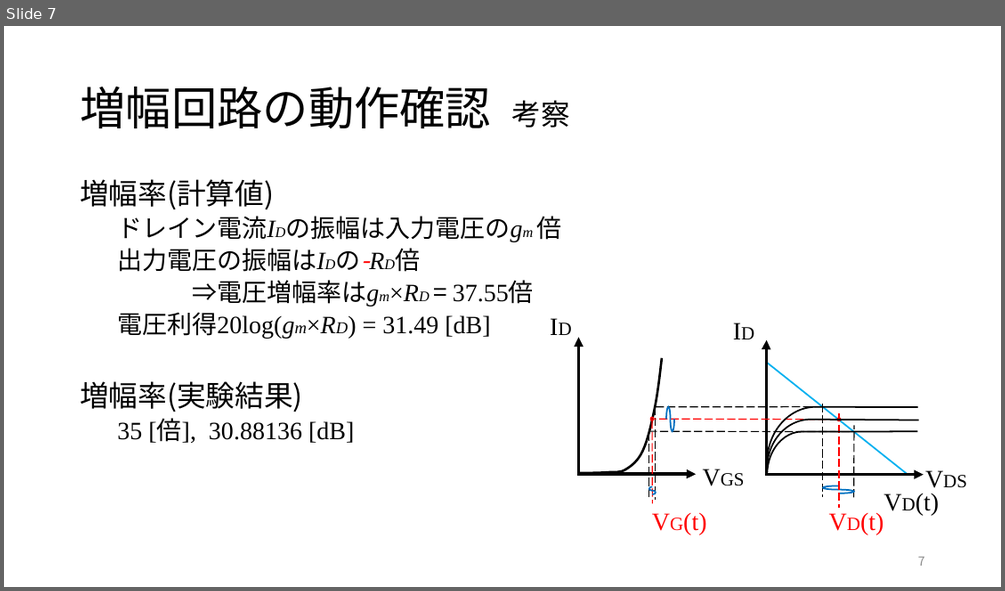
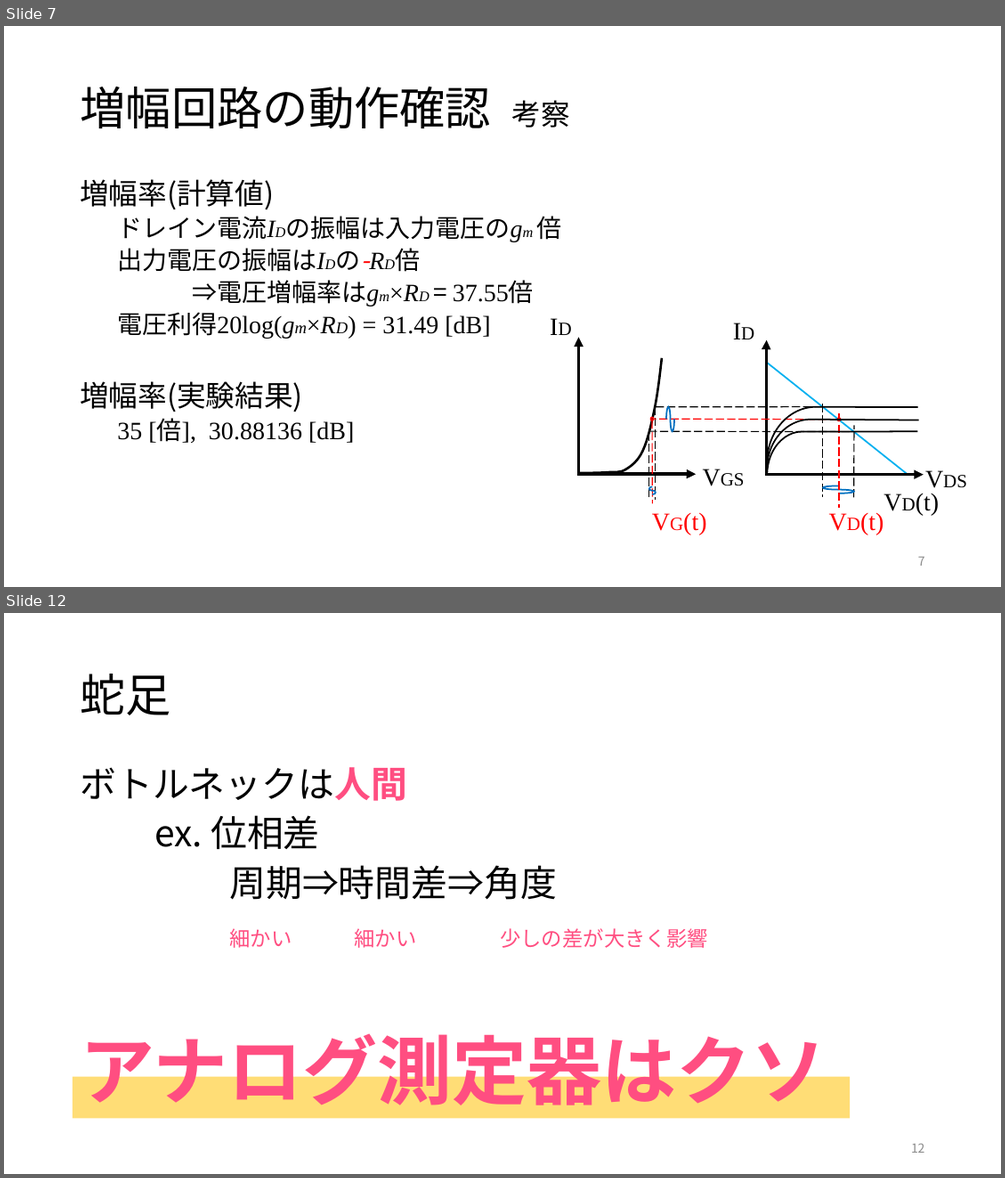
Before and after one commit to yoidea/design_project, a slide deck: design_project1.pptx. Shown one above the other, each under a label of ours: slide 7 before the commit, slides 7 and 12 after it; the slides between them are not shown. The pictures are 1005x591 and 1005x1178 pixels, drawn with LibreOffice and Linux fonts; fonts in the diff are those of the drawing. Boxes give left, top, right and bottom in pixels: in the first picture for what was removed or moved away, otherwise in the second. Text is boxed around its words. In the diff, an @@ line names an element or a change of style, - is before the commit and + after.

```diff
--- a/design_project1.pptx
+++ b/design_project1.pptx
@@ slide 12 added at (4, 613, 1001, 1174), background #FFFFFF @@
@@ title added at (80, 674, 171, 715), 44 pt, text #000000 @@
+蛇足
@@ text added at (80, 767, 708, 948), 35 pt, text #000000 @@
+ボトルネックは人間
+ex. 位相差
+周期⇒時間差⇒角度
+細かい 細かい 少しの差が大きく影響
@@ text added at (80, 1022, 825, 1105), 72 pt, text #FF4E81, bold @@
+アナログ測定器はクソ
@@ rectangle added at (73, 1077, 850, 1119), fill #FFDD76 @@
@@ page number added at (911, 1143, 925, 1152), 12 pt, text #8C8C8C @@
+12
```
Also in this commit, not shown: 2 slides changed, 1 other slide added.
